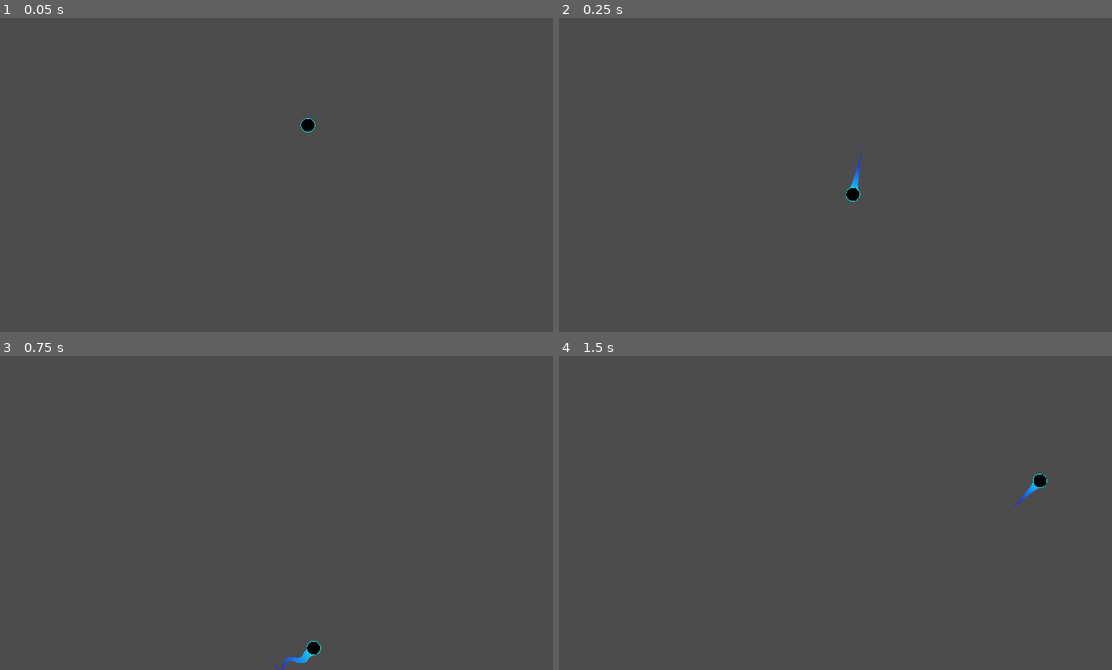
Above: before the commit, frames 1-4 (two rows, left to right).
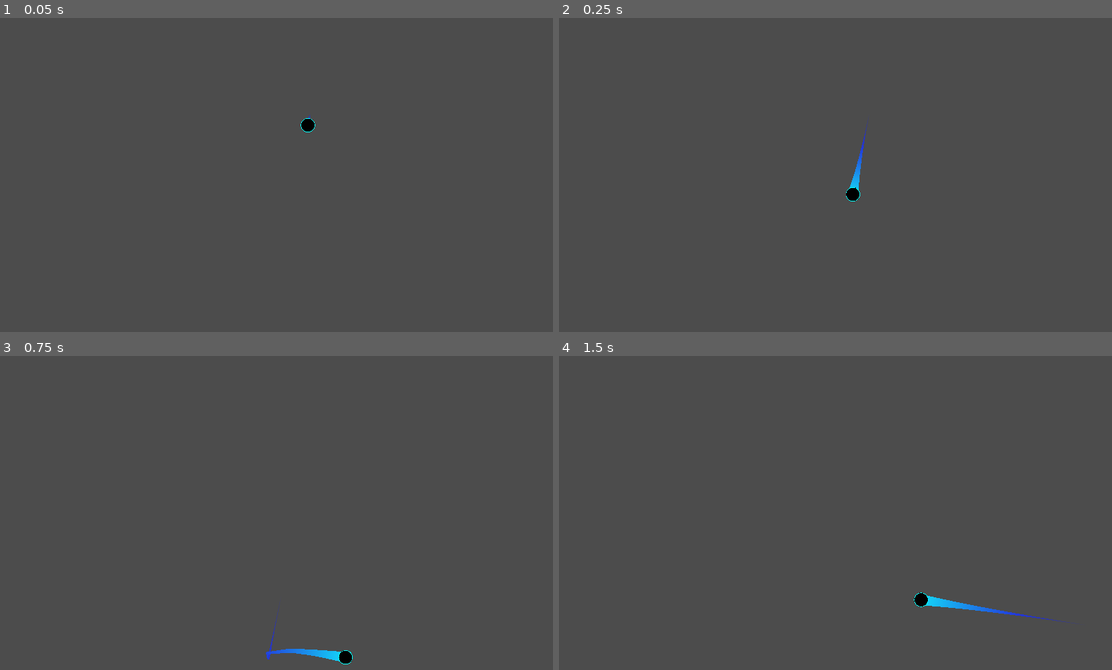
Above: after the commit, the same moments.

Repository: eXCoreX/PingPong
Game: Godot game, scene res://Main.tscn
The game is run twice, just before and just after one commit, with the same random seed, the same clock (stepped at 60 frames per second) and the same inputs.
Inputs (mouse positions are in pixels of both pictures, inside the frame that each line leads up to):
- Up to frame 1 (0.05 s): no input
- Up to frame 2 (0.25 s): no input
- Up to frame 3 (0.75 s): move the mouse to (403, 494) at 0.52 s
- Up to frame 4 (1.5 s): move the mouse to (724, 525) at 1.27 s

Frame 1 is identical in both runs. In frame 2, 0.1% of the frame differs, in the area x 52-56%, y 32-55%; in frame 3, 0.5%; in frame 4, 0.6%, in the area x 64-94%, y 37-86%.

Commit message:
Basic AI, fullscreen and few fixes

Diff:
--- /dev/null
+++ b/Enemy.gd
@@ -0,0 +1,42 @@
+extends KinematicBody2D
+
+export(int, "Easy", "Medium", "Hard", "INSANE") var DIFFICULTY = 1
+
+var moveSpeed = 3
+var yCompensate = 30
+func _ready():
+	match DIFFICULTY:
+		0:
+			moveSpeed = 4
+		1:
+			moveSpeed = 4.5
+		2:
+			moveSpeed = 5
+		3:
+			moveSpeed = 6
+	yCompensate = moveSpeed * 10
+
+onready var ball = $"../Ball"
+var prev_bPosx_predict = 0
+var prev_bVel = Vector2(0, 0)
+var prev_vel = Vector2(0, 0)
+
+func _physics_process(delta):
+	var bVel = ball.linear_velocity
+	if bVel != prev_bVel:
+		prev_bVel = bVel
+		var bPos = ball.position
+		var bPosx_predict = bPos[0] + abs((bPos[1] - 80) /  bVel[1]) *  bVel[0]
+		bPosx_predict = clamp(bPosx_predict, 0, OS.window_size[0])
+		if prev_bPosx_predict != bPosx_predict:
+			#print("Predict: ", bPosx_predict)
+			prev_bPosx_predict = bPosx_predict
+			var dir = bPosx_predict - self.position[0]
+			dir /= abs(dir)
+			prev_vel = move_and_collide(Vector2(dir * abs(self.position[0] - bPosx_predict) * moveSpeed, 0) * delta)
+			return
+	#print("prev_vel ", prev_vel.length())
+
+	var dir = prev_bPosx_predict - self.position[0]
+	dir /= abs(dir)
+	prev_vel = move_and_collide(Vector2(dir * abs(self.position[0] - prev_bPosx_predict) * moveSpeed, 0) * delta)
--- /dev/null
+++ b/Main.gd
@@ -0,0 +1,17 @@
+extends Node2D
+
+
+# Declare member variables here. Examples:
+# var a = 2
+# var b = "text"
+
+
+# Called when the node enters the scene tree for the first time.
+func _ready():
+	pass # Replace with function body.
+
+
+# Called every frame. 'delta' is the elapsed time since the previous frame.
+func _input(event):
+	if Input.is_action_just_pressed("ui_fullscreen"):
+		OS.window_fullscreen = !OS.window_fullscreen
--- a/Main.tscn
+++ b/Main.tscn
@@ -1,9 +1,11 @@
-[gd_scene load_steps=15 format=2]
+[gd_scene load_steps=17 format=2]
 
 [ext_resource path="res://Sprites/ball.png" type="Texture" id=1]
 [ext_resource path="res://Ball.gd" type="Script" id=2]
 [ext_resource path="res://Player.gd" type="Script" id=3]
+[ext_resource path="res://Enemy.gd" type="Script" id=4]
 [ext_resource path="res://addons/Trail/trail_2d.gd" type="Script" id=5]
+[ext_resource path="res://Main.gd" type="Script" id=6]
 
 [sub_resource type="CapsuleShape2D" id=1]
 radius = 20.0
@@ -40,9 +42,12 @@
 extents = Vector2( 380, 50 )
 
 [node name="RootNode" type="Node2D"]
+script = ExtResource( 6 )
 
 [node name="Enemy" type="KinematicBody2D" parent="."]
 position = Vector2( 640, 50 )
+script = ExtResource( 4 )
+DIFFICULTY = 3
 
 [node name="CollisionShape2D" type="CollisionShape2D" parent="Enemy"]
 rotation = 1.5708
@@ -74,14 +79,13 @@
 scale = Vector2( 0.042, 0.042 )
 texture = ExtResource( 1 )
 
-[node name="Line2D" type="Line2D" parent="Ball"]
+[node name="Trail2D" type="Line2D" parent="Ball"]
 z_index = -1
 width = 25.0
 width_curve = SubResource( 10 )
 gradient = SubResource( 9 )
 script = ExtResource( 5 )
 distance = 10.0
-segments = 10
 
 [node name="WorldBorder" type="StaticBody2D" parent="."]
 
--- a/Player.gd
+++ b/Player.gd
@@ -13,6 +13,7 @@
 var prev_vel
 func _physics_process(delta):
 	var mPos = get_global_mouse_position()
+	mPos[0] = clamp(mPos[0], 1, OS.window_size[0] - 1)
 	if prev_mPosx != mPos[0]:
 		var pos = self.position
 		var dir = pos.direction_to(mPos)[0]
@@ -21,9 +22,9 @@
 		#print("mPosx = ", mPos[0], "prev_mPosx = ", prev_mPosx)
 
 		var tmp = move_and_collide(Vector2(dir * abs(pos[0] - mPos[0]) * moveSpeed, 0) * delta)
-		if !(tmp is KinematicCollision2D):
+		if tmp != null && !(tmp is KinematicCollision2D):
 			prev_vel = tmp
 	elif prev_vel != null:
 		var tmp = move_and_collide(prev_vel * delta)
-		if !(tmp is KinematicCollision2D):
+		if tmp != null && !(tmp is KinematicCollision2D):
 			prev_vel = tmp
--- a/project.godot
+++ b/project.godot
@@ -31,6 +31,14 @@
 window/vsync/use_vsync=false
 window/stretch/mode="2d"
 
+[input]
+
+ui_fullscreen={
+"deadzone": 0.5,
+"events": [ Object(InputEventKey,"resource_local_to_scene":false,"resource_name":"","device":0,"alt":false,"shift":false,"control":false,"meta":false,"command":false,"pressed":false,"scancode":16777254,"unicode":0,"echo":false,"script":null)
+ ]
+}
+
 [physics]
 
 common/physics_fps=120
